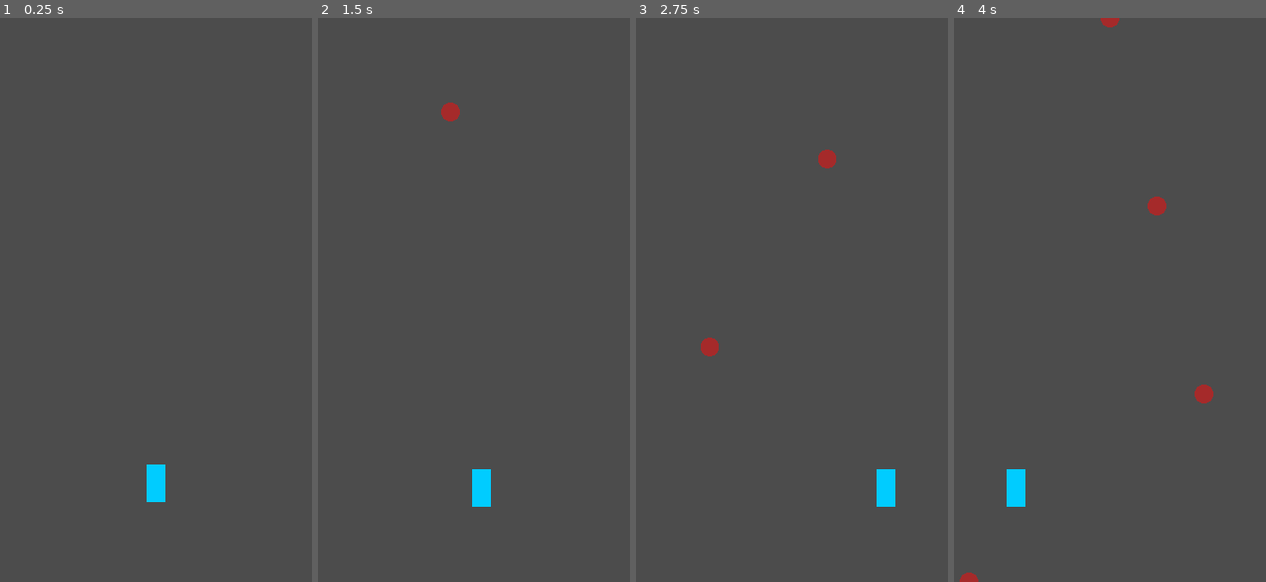
Above: before the commit, frames 1-4 (left to right).
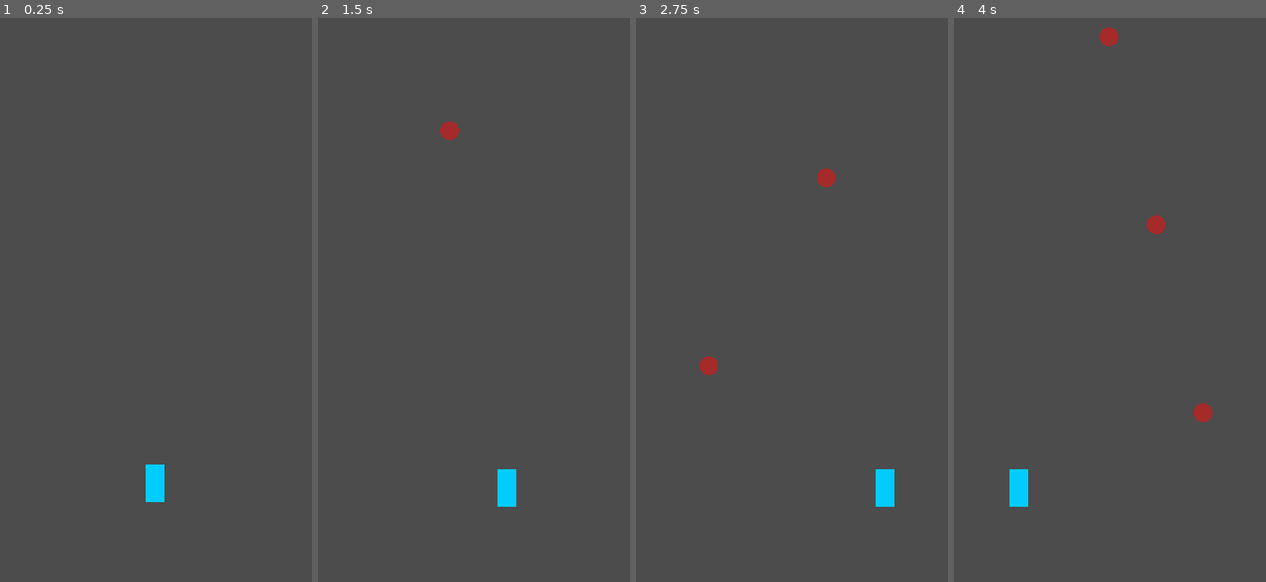
Above: after the commit, the same moments.

Repository: the-alex-g/KarateBody
Game: Godot game, scene res://Main/Main.tscn
Two runs of this game, one before a commit and one after it. Both use one fixed random seed, a clock stepped at 60 frames per second and the inputs below.
Inputs:
- Up to frame 1 (0.25 s): no input
- Up to frame 2 (1.5 s): tap Enter at 0.5 s; hold D (go_right) 0.53-1.28 s; tap Space (punch) at 0.6, 1.35 s; hold Left (go_left) from 1.28 s (still down)
- Up to frame 3 (2.75 s): release Left (go_left) at 2.03 s; hold D (go_right) from 2.03 s (still down); tap Space (punch) at 2.1 s
- Up to frame 4 (4 s): tap Space (punch) at 2.85, 3.6 s; release D (go_right) at 3.53 s; hold Left (go_left) from 3.53 s (still down)

The runs differ from the first frame. In frame 1, less than 0.1% of the frame differs, in the area x 46-54%, y 79-86%; in frame 2, 1.1%, in the area x 39-64%, y 15-87%; in frame 3, 0.7%; in frame 4, 1.1%.

Commit message:
Add combo unlocks

Diff:
--- a/project/Enemy/Enemy.gd
+++ b/project/Enemy/Enemy.gd
@@ -1,13 +1,20 @@
 class_name Enemy
 extends KinematicBody2D
 
+signal game_over
+signal dead
+
 enum Side {LEFT, RIGHT}
+
+onready var _throwback_tween = $ThrowbackTween as Tween
 
 export var direction := Vector2(0.25,1)
 export var speed := 200
+export var throwback_distance := 100
 
-var _ignore
 var side = Side.LEFT
+var _moving := true
+var _health := 1
 
 func _ready():
 	match side:
@@ -16,11 +23,40 @@
 		Side.RIGHT:
 			direction.x *= 1
 
-func _physics_process(delta):
-	_ignore = move_and_collide(direction*speed*delta)
 
-func hit():
-	print("ouch")
+func _physics_process(delta:float)->void:
+	if _moving:
+		# warning-ignore:return_value_discarded
+		move_and_collide(direction*speed*delta)
 
-func _draw():
+
+func hit(damage_dealt:int, additional_throwback:int)->void:
+	_health -= damage_dealt
+	_moving = false
+	_throwback_tween.interpolate_property(
+		self,
+		"position",
+		null,
+		position - direction * (throwback_distance + additional_throwback),
+		0.2,
+		Tween.TRANS_QUAD
+	)
+	_throwback_tween.start()
+
+
+func _draw()->void:
 	draw_circle(Vector2.ZERO, 10, Color.brown)
+
+
+func _on_ThrowbackTween_tween_all_completed()->void:
+	if _health <= 0:
+		emit_signal("dead")
+		queue_free()
+	else:
+		_moving = true
+
+
+func _on_VisibilityNotifier2D_screen_exited()->void:
+	if _health > 0:
+		emit_signal("game_over")
+		queue_free()
--- a/project/Enemy/Enemy.tscn
+++ b/project/Enemy/Enemy.tscn
@@ -9,3 +9,10 @@
 
 [node name="CollisionShape2D" type="CollisionShape2D" parent="."]
 shape = SubResource( 1 )
+
+[node name="ThrowbackTween" type="Tween" parent="."]
+
+[node name="VisibilityNotifier2D" type="VisibilityNotifier2D" parent="."]
+
+[connection signal="tween_all_completed" from="ThrowbackTween" to="." method="_on_ThrowbackTween_tween_all_completed"]
+[connection signal="screen_exited" from="VisibilityNotifier2D" to="." method="_on_VisibilityNotifier2D_screen_exited"]
--- a/project/Enemy/Road.gd
+++ b/project/Enemy/Road.gd
@@ -2,22 +2,36 @@
 
 const _Enemy := preload("res://Enemy/Enemy.tscn")
 
-export var _enemy_spawn_delay := 1
+onready var _enemy_spawn_timer = $EnemySpawnTimer as Timer
+onready var _enemy_container = $Enemies as Node2D
+onready var _enemy_spawn_point = $EnemySpawnPoint as Position2D
 
-func _ready():
+export var enemy_spawn_delay := 1
+
+func _ready()->void:
 	randomize()
-	$Timer.wait_time = _enemy_spawn_delay
+	_enemy_spawn_timer.wait_time = enemy_spawn_delay
 
-func _on_Timer_timeout():
+
+func _on_Timer_timeout()->void:
 	spawn_enemy()
 
-func spawn_enemy():
-	var _enemy := _Enemy.instance()
-	_enemy.position = Vector2.ZERO
+
+func spawn_enemy()->void:
+	var enemy := _Enemy.instance()
+	enemy.position = _enemy_spawn_point.position
 	var side := randi()%2
 	match side:
 		0:
-			_enemy.side = _enemy.Side.LEFT
+			enemy.side = enemy.Side.LEFT
 		1:
-			_enemy.side = _enemy.Side.RIGHT
-	$Enemies.add_child(_enemy)
+			enemy.side = enemy.Side.RIGHT
+	_enemy_container.add_child(enemy)
+	# warning-ignore:return_value_discarded
+	enemy.connect("game_over", self, "_on_Enemy_game_over", [], CONNECT_ONESHOT)
+	enemy.connect("dead", get_parent(), "_on_Enemy_dead", [], CONNECT_ONESHOT)
+
+
+func _on_Enemy_game_over()->void:
+	print("You losed!")
+	_enemy_spawn_timer.stop()
--- a/project/Enemy/Road.tscn
+++ b/project/Enemy/Road.tscn
@@ -3,11 +3,14 @@
 [ext_resource path="res://Enemy/Road.gd" type="Script" id=1]
 
 [node name="Road" type="Node2D"]
-position = Vector2( 300, 0 )
 script = ExtResource( 1 )
 
-[node name="Timer" type="Timer" parent="."]
+[node name="EnemySpawnTimer" type="Timer" parent="."]
 autostart = true
 
 [node name="Enemies" type="Node2D" parent="."]
-[connection signal="timeout" from="Timer" to="." method="_on_Timer_timeout"]
+
+[node name="EnemySpawnPoint" type="Position2D" parent="."]
+position = Vector2( 300, 20 )
+
+[connection signal="timeout" from="EnemySpawnTimer" to="." method="_on_Timer_timeout"]
--- /dev/null
+++ b/project/Main/Main.gd
@@ -0,0 +1,20 @@
+extends Node2D
+
+signal unlock(level)
+
+const UNLOCK_THRESHOLD := 10
+
+var _dead_enemies := 0
+var _unlocks := 0
+
+
+func _on_Enemy_dead()->void:
+	if _unlocks < 3:
+		_dead_enemies += 1
+		if _dead_enemies >= UNLOCK_THRESHOLD * (_unlocks + 1):
+			_unlocks += 1
+			emit_signal("unlock", _unlocks)
+
+
+func _on_Player_combo(combo_name:String)->void:
+	print("combo_name")
--- a/project/Main/Main.tscn
+++ b/project/Main/Main.tscn
@@ -1,11 +1,17 @@
-[gd_scene load_steps=3 format=2]
+[gd_scene load_steps=4 format=2]
 
 [ext_resource path="res://Player/Player.tscn" type="PackedScene" id=1]
 [ext_resource path="res://Enemy/Road.tscn" type="PackedScene" id=2]
+[ext_resource path="res://Main/Main.gd" type="Script" id=3]
 
 [node name="Main" type="Node2D"]
+position = Vector2( -1, 0 )
+script = ExtResource( 3 )
 
 [node name="Player" parent="." instance=ExtResource( 1 )]
 position = Vector2( 300.455, 495.282 )
 
 [node name="Road" parent="." instance=ExtResource( 2 )]
+
+[connection signal="unlock" from="." to="Player" method="_on_Main_unlock"]
+[connection signal="combo" from="Player" to="." method="_on_Player_combo"]
--- a/project/Player/Player.gd
+++ b/project/Player/Player.gd
@@ -1,60 +1,129 @@
 class_name Player
 extends Node2D
 
+signal combo(combo_name)
+
 enum Side {LEFT, RIGHT}
 
-onready var _punchdelaytimer := $PunchDelayTimer
-onready var _tween := $Tween
-onready var area := $HitArea
+onready var _punch_delay_timer = $PunchDelayTimer as Timer
+onready var _combo_reset_timer = $ComboResetTimer as Timer
+onready var _tween = $Tween as Tween
+onready var area = $HitArea as Area2D
 
 export var punch_delay_time := 0.5
 
-var _ignore
-var side = Side.LEFT
+var side = null
 var can_punch := true
+var damage := 1
+var back_flip_neck_stomp := false
+var double_jump_front_kick := false
+var thunder_foot := false
+var power_hands := false
+var tiger_claw_bat_fist := false
+var _a_combo := 0
+var _b_combo := 0
+var _y_combo := 0
 
-# warning-ignore:unused_signal
-signal hit_left
-# warning-ignore:unused_signal
-signal hit_right
+func _ready()->void:
+	_punch_delay_timer.wait_time = punch_delay_time
 
-func _ready():
-	_punchdelaytimer.wait_time = punch_delay_time
 
-func _process(_delta):
+func _input(_event)->void:
 	if Input.is_action_just_pressed("go_left") and side != Side.LEFT:
-		go_left()
+		_go_left()
 	if Input.is_action_just_pressed("go_right") and side != Side.RIGHT:
-		go_right()
+		_go_right()
 	if Input.is_action_just_pressed("punch") and can_punch:
-		punch()
+		_punch()
+	if Input.is_action_just_pressed("a"):
+		_a_combo += 1
+		_combo_reset_timer.stop()
+		_combo_reset_timer.start()
+	if Input.is_action_just_pressed("b"):
+		_b_combo += 1
+		_combo_reset_timer.stop()
+		_combo_reset_timer.start()
+	if Input.is_action_just_pressed("y"):
+		_y_combo += 1
+		_combo_reset_timer.stop()
+		_combo_reset_timer.start()
 
-func go_left():
+
+func _go_left()->void:
 	side = Side.LEFT
-	_tween.interpolate_property(self, "position", null, Vector2(200,500), 0.4)
+	_interpolate("position", Vector2(200, 500), 0.5, Tween.TRANS_QUAD)
+
+
+func _go_right()->void:
+	side = Side.RIGHT
+	_interpolate("position", Vector2(400, 500), 0.5, Tween.TRANS_QUAD)
+
+
+func _punch()->void:
+	can_punch = false
+	var modifiers := _check_for_combo()
+	_punch_delay_timer.start(punch_delay_time * modifiers["reload"])
+	emit_signal("combo", modifiers["combo_name"])
+	_hit_check(damage + modifiers["damage"], modifiers["throwback"])
+
+
+func _check_for_combo()->Dictionary:
+	var modifiers := {"reload":0, "damage":0, "throwback":0, "combo_name":""}
+	if _a_combo == 1 and _b_combo == 1 and _y_combo == 1 and thunder_foot:
+		modifiers["combo_name"] = "thunder foot"
+		modifiers["damage"] = 3
+		modifiers["throwback"] = 100
+	elif _y_combo == 1 and _b_combo == 1 and back_flip_neck_stomp:
+		modifiers["combo_name"] = "back flip neck stomp"
+		modifiers["damage"] = 3
+		modifiers["reload"] = 1.8
+	elif _a_combo == 2 and double_jump_front_kick:
+		modifiers["combo_name"] = "double jump front kick"
+		modifiers["damage"] = 2
+		modifiers["throwback"] = 50
+		modifiers["reload"] = 1.5
+	elif _a_combo == 1 and tiger_claw_bat_fist:
+		modifiers["combo_name"] = "tiger claw bat fist"
+		modifiers["damage"] = 1
+		modifiers["throwback"] = 50
+		modifiers["reload"] = 1.5
+	elif _b_combo == 1 and power_hands:
+		modifiers["combo_name"] = "power hands"
+		modifiers["damage"] = 1
+	return modifiers
+
+
+func _hit_check(damage_dealt:int, additional_throwback:int)->void:
+	for body in area.get_overlapping_bodies():
+		body.hit(damage_dealt, additional_throwback)
+
+
+func _draw()->void:
+	draw_rect(Rect2(Vector2(-10,-20), Vector2(20,40)), Color(0,0.8,1))
+
+
+func _on_PunchDelayTimer_timeout()->void:
+	can_punch = true
+
+
+func _interpolate(property:String, to, duration:float, transition_type:int)->void:
+	_tween.interpolate_property(self, property, null, to, duration, transition_type)
 	_tween.start()
 
-func go_right():
-	side = Side.RIGHT
-	_tween.interpolate_property(self, "position", null, Vector2(400, 500), 0.4)
-	_tween.start()
 
-func punch():
-	can_punch = false
-	_punchdelaytimer.start()
-	match side:
-		Side.LEFT:
-			hit_check("left")
-		Side.RIGHT:
-			hit_check("right")
+func _on_Main_unlock(level:int)->void:
+	match level:
+		1:
+			tiger_claw_bat_fist = true
+			power_hands = true
+		2:
+			back_flip_neck_stomp = true
+			double_jump_front_kick = true
+		3:
+			thunder_foot = true
 
-func hit_check(side_to_check:String):
-	for body in area.get_overlapping_bodies():
-		emit_signal("hit_"+side_to_check)
-		body.hit()
 
-func _draw():
-	draw_rect(Rect2(Vector2(-10,-20), Vector2(20,40)), Color(0,0.8,1))
-
-func _on_PunchDelayTimer_timeout():
-	can_punch = true
+func _on_ComboResetTimer_timeout()->void:
+	_a_combo = 0
+	_b_combo = 0
+	_y_combo = 0
--- a/project/Player/Player.tscn
+++ b/project/Player/Player.tscn
@@ -20,4 +20,9 @@
 shape = SubResource( 1 )
 
 [node name="Tween" type="Tween" parent="."]
+
+[node name="ComboResetTimer" type="Timer" parent="."]
+wait_time = 0.25
+
 [connection signal="timeout" from="PunchDelayTimer" to="." method="_on_PunchDelayTimer_timeout"]
+[connection signal="timeout" from="ComboResetTimer" to="." method="_on_ComboResetTimer_timeout"]
--- a/project/project.godot
+++ b/project/project.godot
@@ -38,19 +38,37 @@
 
 go_left={
 "deadzone": 0.5,
-"events": [ Object(InputEventKey,"resource_local_to_scene":false,"resource_name":"","device":0,"alt":false,"shift":false,"control":false,"meta":false,"command":false,"pressed":false,"scancode":16777231,"unicode":0,"echo":false,"script":null)
-, Object(InputEventKey,"resource_local_to_scene":false,"resource_name":"","device":0,"alt":false,"shift":false,"control":false,"meta":false,"command":false,"pressed":false,"scancode":65,"unicode":0,"echo":false,"script":null)
+"events": [ Object(InputEventKey,"resource_local_to_scene":false,"resource_name":"","device":0,"alt":false,"shift":false,"control":false,"meta":false,"command":false,"pressed":false,"scancode":16777231,"physical_scancode":0,"unicode":0,"echo":false,"script":null)
+, Object(InputEventKey,"resource_local_to_scene":false,"resource_name":"","device":0,"alt":false,"shift":false,"control":false,"meta":false,"command":false,"pressed":false,"scancode":65,"physical_scancode":0,"unicode":0,"echo":false,"script":null)
+, Object(InputEventJoypadMotion,"resource_local_to_scene":false,"resource_name":"","device":0,"axis":0,"axis_value":-1.0,"script":null)
  ]
 }
 go_right={
 "deadzone": 0.5,
-"events": [ Object(InputEventKey,"resource_local_to_scene":false,"resource_name":"","device":0,"alt":false,"shift":false,"control":false,"meta":false,"command":false,"pressed":false,"scancode":68,"unicode":0,"echo":false,"script":null)
-, Object(InputEventKey,"resource_local_to_scene":false,"resource_name":"","device":0,"alt":false,"shift":false,"control":false,"meta":false,"command":false,"pressed":false,"scancode":16777233,"unicode":0,"echo":false,"script":null)
+"events": [ Object(InputEventKey,"resource_local_to_scene":false,"resource_name":"","device":0,"alt":false,"shift":false,"control":false,"meta":false,"command":false,"pressed":false,"scancode":68,"physical_scancode":0,"unicode":0,"echo":false,"script":null)
+, Object(InputEventKey,"resource_local_to_scene":false,"resource_name":"","device":0,"alt":false,"shift":false,"control":false,"meta":false,"command":false,"pressed":false,"scancode":16777233,"physical_scancode":0,"unicode":0,"echo":false,"script":null)
+, Object(InputEventJoypadMotion,"resource_local_to_scene":false,"resource_name":"","device":0,"axis":0,"axis_value":1.0,"script":null)
  ]
 }
 punch={
 "deadzone": 0.5,
-"events": [ Object(InputEventKey,"resource_local_to_scene":false,"resource_name":"","device":0,"alt":false,"shift":false,"control":false,"meta":false,"command":false,"pressed":false,"scancode":32,"unicode":0,"echo":false,"script":null)
+"events": [ Object(InputEventKey,"resource_local_to_scene":false,"resource_name":"","device":0,"alt":false,"shift":false,"control":false,"meta":false,"command":false,"pressed":false,"scancode":32,"physical_scancode":0,"unicode":0,"echo":false,"script":null)
+, Object(InputEventJoypadButton,"resource_local_to_scene":false,"resource_name":"","device":0,"button_index":2,"pressure":0.0,"pressed":false,"script":null)
+ ]
+}
+a={
+"deadzone": 0.5,
+"events": [ Object(InputEventJoypadButton,"resource_local_to_scene":false,"resource_name":"","device":0,"button_index":0,"pressure":0.0,"pressed":false,"script":null)
+ ]
+}
+b={
+"deadzone": 0.5,
+"events": [ Object(InputEventJoypadButton,"resource_local_to_scene":false,"resource_name":"","device":0,"button_index":1,"pressure":0.0,"pressed":false,"script":null)
+ ]
+}
+y={
+"deadzone": 0.5,
+"events": [ Object(InputEventJoypadButton,"resource_local_to_scene":false,"resource_name":"","device":0,"button_index":3,"pressure":0.0,"pressed":false,"script":null)
  ]
 }
 
